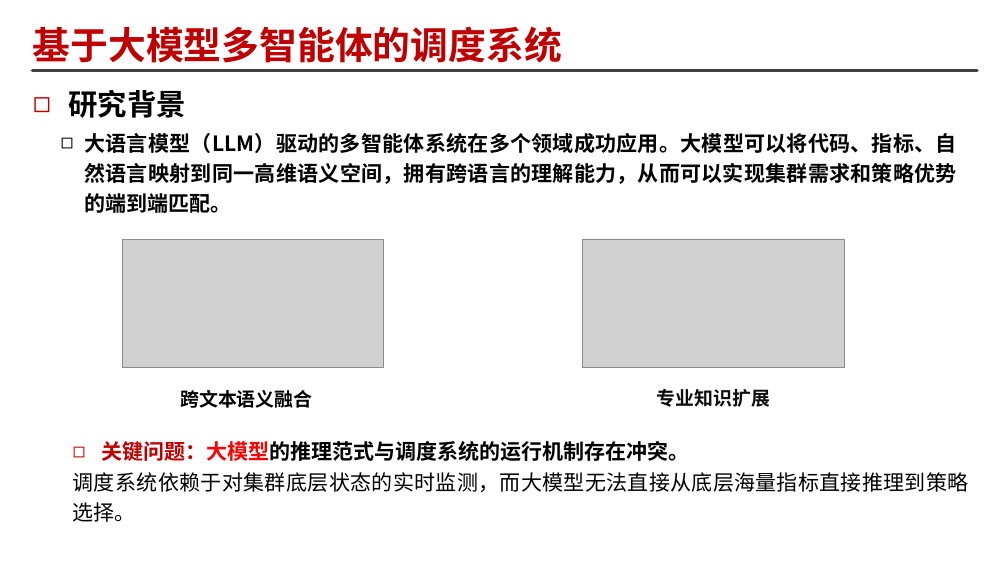
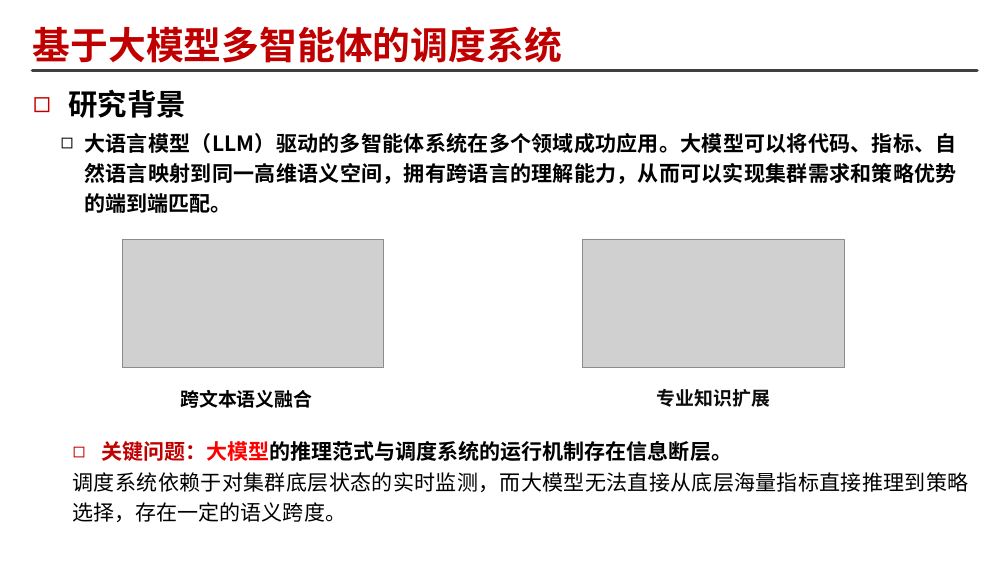
Before and after one commit to Data-Driven-LM-Collaboration-Team/YZH, a slide deck: slide 3 of 大模型调度 v2.pptx. Drawn at 1008x567 pixels with LibreOffice and Linux fonts; fonts in the diff are those of the drawing; grey boxes stand for pictures. Boxes give left, top, right and bottom in pixels: in the first picture for what was removed or moved away, otherwise in the second. Text is boxed around its words. In the diff, an @@ line names an element or a change of style, - is before the commit and + after.

```diff
--- a/大模型调度 v2.pptx
+++ b/大模型调度 v2.pptx
@@ text at [73,441,969,522]: text changed @@
-◻ 关键问题：大模型的推理范式与调度系统的运行机制存在冲突。
-调度系统依赖于对集群底层状态的实时监测，而大模型无法直接从底层海量指标直接推理到策略选择。
+◻ 关键问题：大模型的推理范式与调度系统的运行机制存在信息断层。
+调度系统依赖于对集群底层状态的实时监测，而大模型无法直接从底层海量指标直接推理到策略选择，存在一定的语义跨度。
```
